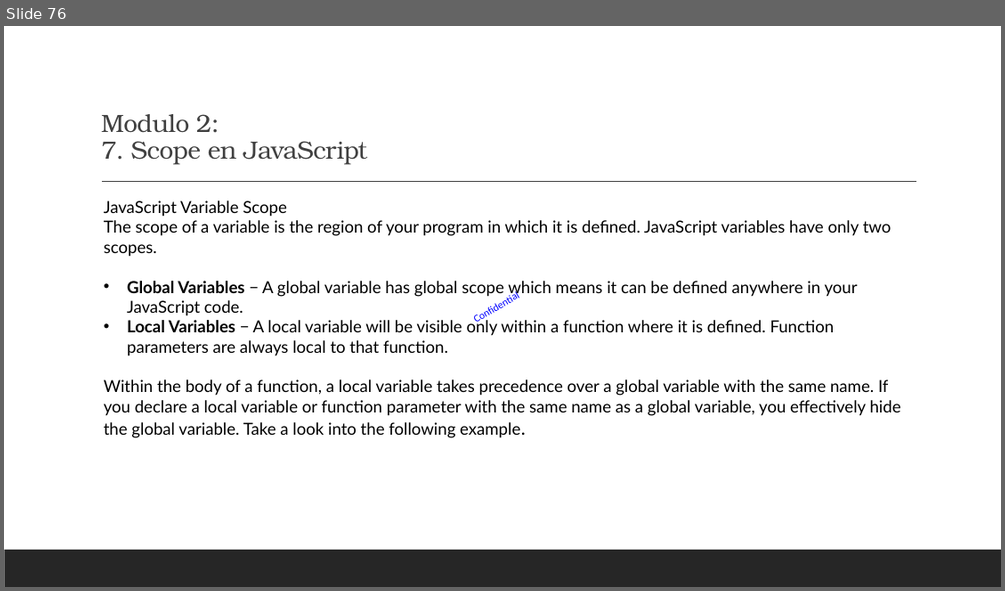
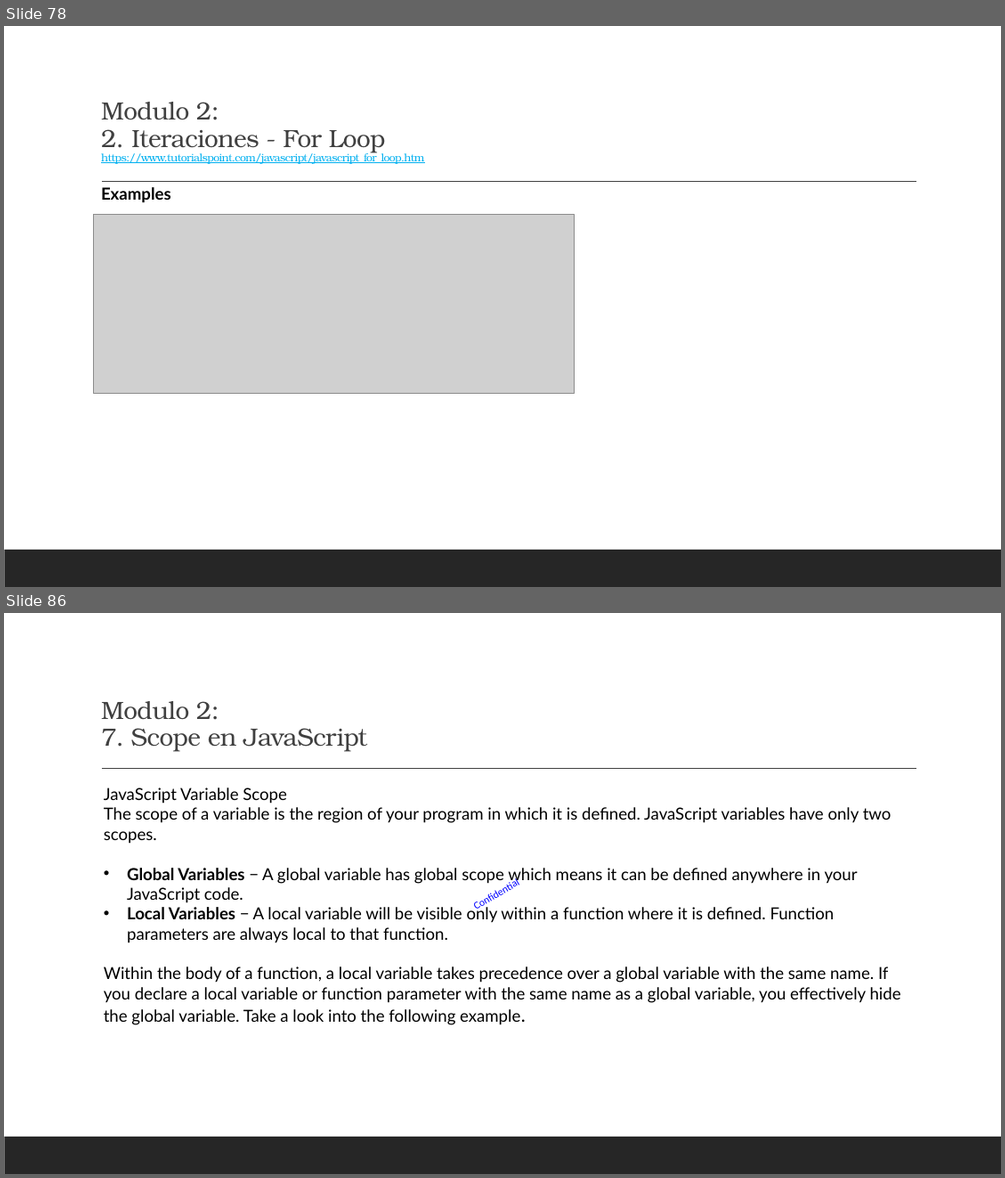
Before and after one commit to elinformatico/curso-javascript-basico, a slide deck: Javascript by Noe Hernandez.pptx. Shown one above the other, each under a label of ours: slide 76 before the commit, slides 78 and 86 after it; the slides between them are not shown. The pictures are 1005x591 and 1005x1178 pixels, drawn with LibreOffice and Linux fonts; fonts in the diff are those of the drawing; grey boxes stand for pictures. Boxes give left, top, right and bottom in pixels: in the first picture for what was removed or moved away, otherwise in the second. Text is boxed around its words. In the diff, an @@ line names an element or a change of style, - is before the commit and + after.

```diff
--- a/Javascript by Noe Hernandez.pptx
+++ b/Javascript by Noe Hernandez.pptx
@@ slide 78 added at <box>4,26,1001,587</box>, background #FFFFFF; not listed: 2 template elements that a slide beside it also shows @@
@@ title added at <box>101,102,424,164</box>, 10.5 pt, text #00B0F0, underline @@
+Modulo 2:
+2. Iteraciones - For Loop
+https://www.tutorialspoint.com/javascript/javascript_for_loop.htm
@@ text added at <box>101,187,171,202</box>, 16 pt, text #000000, bold @@
+Examples
@@ picture added at <box>94,215,574,394</box> @@
@@ what was slide 76 is now slide 86 @@
```
Also in this commit, not shown: 9 slides changed, 9 other slides added, 2 other files.
